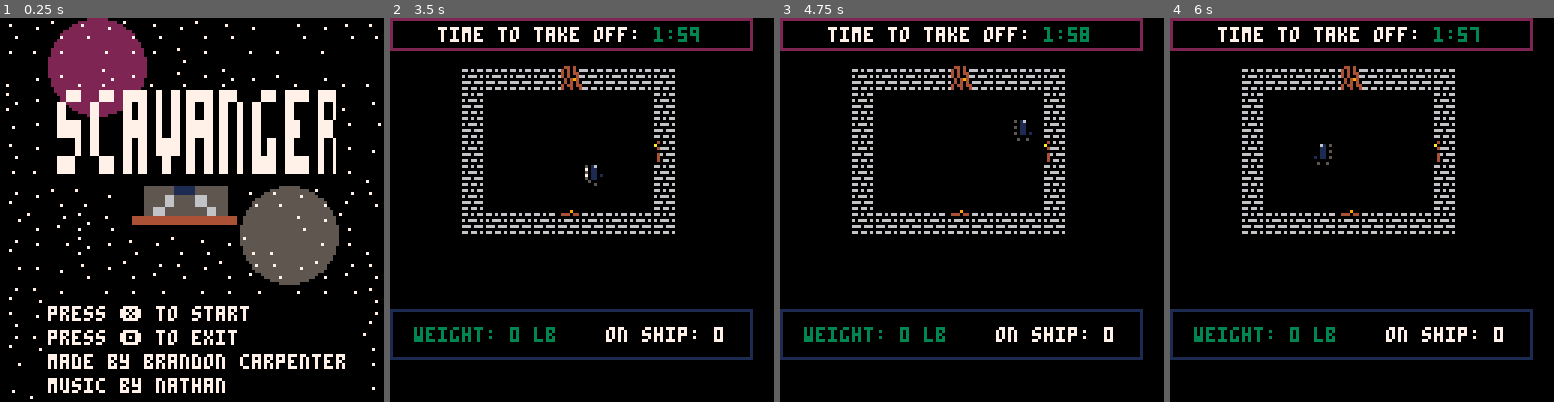
Above: before the commit, frames 1-4 (left to right).
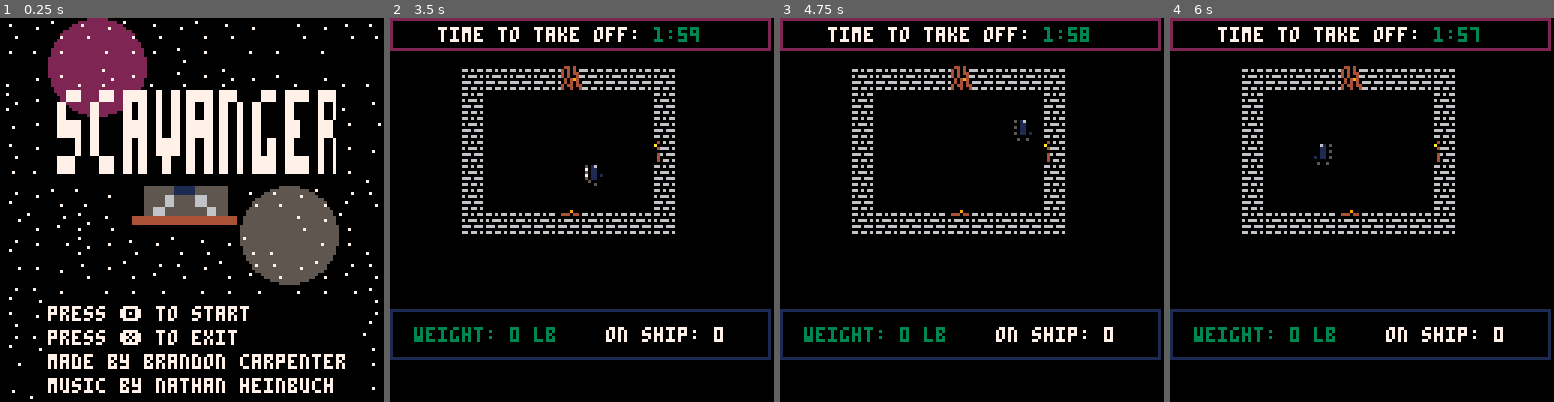
Above: after the commit, the same moments.

Repository: Bcarpenter5/Pico8-games
Game: PICO-8 cartridge codyjam2024/scavanger.p8
The game is run twice, just before and just after one commit, with the same random seed, the same clock (stepped at 60 frames per second) and the same inputs.
Inputs:
- Up to frame 1 (0.25 s): no input
- Up to frame 2 (3.5 s): tap O (Z key) at 0.33, 0.7, 1.43, 2.22, 3.1 s; tap X (X key) at 1.07, 2.07, 2.4, 2.73, 3.07, 3.4 s; hold Left 1.97-2.37 s; hold Down 2.42-2.82 s; hold Right from 2.87 s (still down)
- Up to frame 3 (4.75 s): release Right at 3.53 s; hold Up 3.58-4.08 s; tap X (X key) every 0.33 s from 3.73 to 4.73 s; tap O (Z key) at 3.98 s; hold Right 4.13-4.53 s; hold Down from 4.58 s (still down)
- Up to frame 4 (6 s): tap O (Z key) at 4.87, 5.75 s; tap X (X key) at 5.07, 5.4, 5.73 s; release Down at 5.08 s; hold Left 5.13-5.8 s; hold Up from 5.85 s (still down)

The runs differ from the first frame. In frame 1, 0.5% of the frame differs, in the area x 32-87%, y 75-98%; in frame 2, 0.4%; in frame 3, 0.4%; in frame 4, 0.4%.

Commit message:
quick commit

Diff:
--- a/codyjam2024/scavanger.p8
+++ b/codyjam2024/scavanger.p8
@@ -681,7 +681,7 @@
 	self:move()
 	if(is_player(self.x,self.y)) then
 		player:hit(self.dmg,self.dir.x,self.dir.y)
-		if loot.count == 0 and not player.invincible	then
+		if loot.count == 0 	then
 			gameover = true
 			player.dead = true
 		end
@@ -1414,8 +1414,8 @@
 	_score = score
 	_x = camera_offset.x
 	_y = camera_offset.y
-	rectfill(_x,_y,_x+pix(15),_y+pix(2)-6,0)
-	rect(_x,_y,_x+pix(15),_y+pix(2)-6,2)
+	rectfill(_x,_y,_x+pix(16)-2,_y+pix(2)-6,0)
+	rect(_x,_y,_x+pix(16)-2,_y+pix(2)-6,2)
 
 	t = take_off_timer.duration
 
@@ -1450,8 +1450,8 @@
   -- draw
 	_y = camera_offset.y + pix(12) +1
 	-- draw a rectangle
-	rectfill(_x,_y,_x+pix(15),_y+pix(2),0)
-	rect(_x,_y,_x+pix(15),_y+pix(2),1)
+	rectfill(_x,_y,_x+pix(16)-2,_y+pix(2),0)
+	rect(_x,_y,_x+pix(16)-2,_y+pix(2),1)
 	-- print the stats
 	_y += 6
 
@@ -1650,10 +1650,10 @@
 		rectfill(x+pix(2),y+pix(12),x+pix(15),y+pix(17),0)
 
 
-		print("press ❎ to start",pix(2)+x,pix(12)+y,7)
-		print("press 🅾️ to exit",pix(2)+x,pix(13)+y,7)
+		print("press 🅾️ to start",pix(2)+x,pix(12)+y,7)
+		print("press ❎ to exit",pix(2)+x,pix(13)+y,7)
 		print("made by brandon carpenter",pix(2)+x,pix(14)+y,7)
-		print("music by nathan",pix(2)+x,pix(15)+y,7)
+		print("music by nathan heinbuch",pix(2)+x,pix(15)+y,7)
 		flip()
 	end
 
Not shown, changed: codyjam2024/scavanger.bin/linux/data.pod
Not shown, changed: codyjam2024/scavanger.bin/linux/scavanger.png
Not shown, changed: codyjam2024/scavanger.bin/raspi/data.pod
Not shown, changed: codyjam2024/scavanger.bin/raspi/scavanger.png
Not shown, changed: codyjam2024/scavanger.bin/windows/data.pod
Not shown, added: codyjam2024/scavanger.html
Not shown, added: codyjam2024/scavanger.js
Not shown, changed: codyjam2024/scavanger.p8.png
